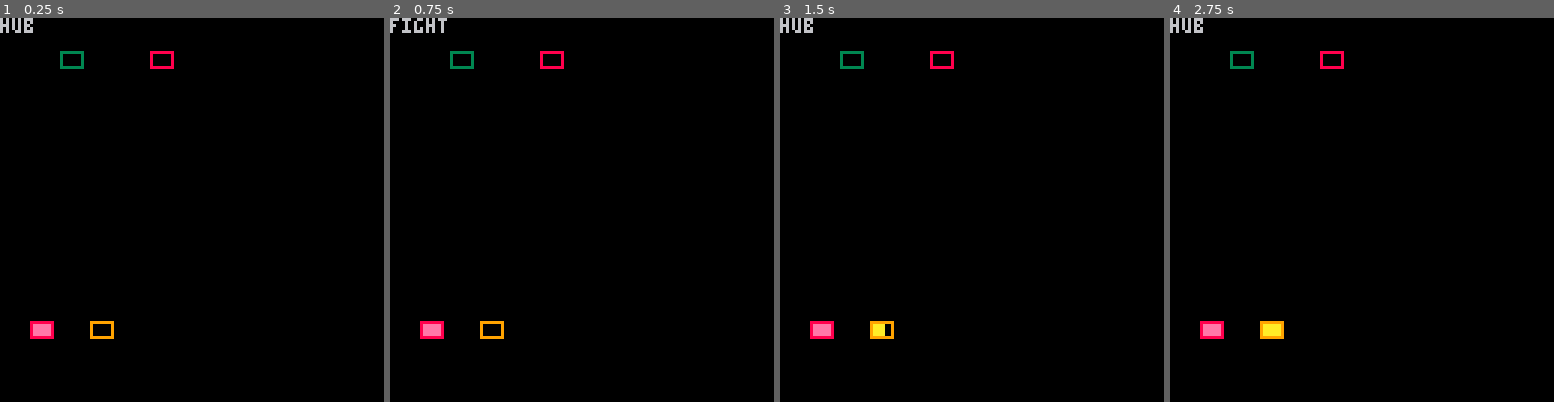
Above: before the commit, frames 1-4 (left to right).
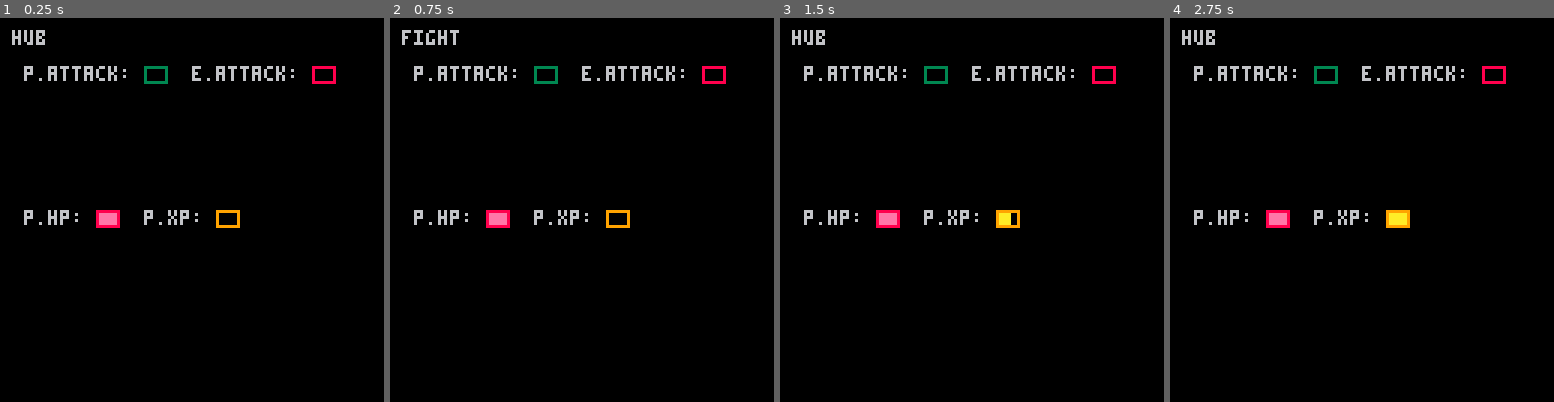
Above: after the commit, the same moments.

Repository: VedVid/IdleRPG
Game: PICO-8 cartridge idlerpg.p8
Two runs of this game, one before a commit and one after it. Both use one fixed random seed, a clock stepped at 60 frames per second and the inputs below.
Inputs:
- Up to frame 1 (0.25 s): no input
- Up to frame 2 (0.75 s): tap O (Z key) at 0.7 s
- Up to frame 3 (1.5 s): no input
- Up to frame 4 (2.75 s): tap O (Z key) at 1.7, 2.1, 2.5 s

The runs differ from the first frame. In frame 1, 3.0% of the frame differs, in the area x 0-88%, y 0-84%; in frame 2, 3.1%; in frame 3, 3.2%; in frame 4, 3.3%.

Commit message:
Basic arragement of UI elements

Diff:
--- a/idlerpg.p8
+++ b/idlerpg.p8
@@ -28,17 +28,19 @@
 
 function _draw()
  cls()
- print(game_state)
- draw_bar(player.hp_bar)
- draw_bar(player.xp_bar)
- draw_bar(player.attack_bar)
- draw_bar(enemy.attack_bar)
+ print(game_state, 4, 4)
+ print("p.attack:", 8, 16)
+ draw_bar(player.attack_bar, 48, 16)
+ print("p.hp:", 8, 64)
+ draw_bar(player.hp_bar, 32, 64)
+ print("p.xp:", 48, 64)
+ draw_bar(player.xp_bar, 72, 64)
+ print("e.attack:", 64, 16)
+ draw_bar(enemy.attack_bar, 104, 16)
 end
 -->8
-function make_progress_bar(x, y, sprites, anim_speed)
+function make_progress_bar(sprites, anim_speed)
  local bar={}
- bar.x = x
- bar.y = y
  bar.sprites = sprites
  bar.anim_speed = anim_speed
  bar.tick = 0
@@ -58,9 +60,9 @@
  bar.frame = 1
 end
 
-function draw_bar(bar)
+function draw_bar(bar, x, y)
  spr(bar.sprites[bar.frame],
-     bar.x, bar.y)
+     x, y)
 end
 -->8
 function make_player()
@@ -73,17 +75,14 @@
  player.current_xp = 0
  player.xp_to_lvl_up = 100
  player.attack_bar =
-  make_progress_bar(20, 10,
-                    {9,10,11,12},
+  make_progress_bar({9,10,11,12},
                     player.attack_speed)
  player.hp_bar =
-  make_progress_bar(10, 100,
-                    {5,6,7,8},
+  make_progress_bar({5,6,7,8},
                     0)
  player.hp_bar.frame = 4
  player.xp_bar =
-  make_progress_bar(30, 100,
-                    {1,2,3,4},
+  make_progress_bar({1,2,3,4},
                     0)
  return player
 end
@@ -111,8 +110,7 @@
  enemy.defense = 2
  enemy.xp = 50
  enemy.attack_bar =
-  make_progress_bar(50, 10,
-                    {5,6,7,8},
+  make_progress_bar({5,6,7,8},
                     enemy.attack_speed)
  return enemy
 end
@@ -148,10 +146,9 @@
 end
 
 __gfx__
-00000000000000000000000000000000000000000000000000000000000000000000000000000000000000000000000000000000000000000000000000000000
 00000000999999999999999999999999999999998888888888888888888888888888888833333333333333333333333333333333000000000000000000000000
+00000000900000099aa000099aaaa0099aaaaaa9800000088ee000088eeee0088eeeeee8300000033bb000033bbbb0033bbbbbb3000000000000000000000000
 00700700900000099aa000099aaaa0099aaaaaa9800000088ee000088eeee0088eeeeee8300000033bb000033bbbb0033bbbbbb3000000000000000000000000
 00077000900000099aa000099aaaa0099aaaaaa9800000088ee000088eeee0088eeeeee8300000033bb000033bbbb0033bbbbbb3000000000000000000000000
 00077000900000099aa000099aaaa0099aaaaaa9800000088ee000088eeee0088eeeeee8300000033bb000033bbbb0033bbbbbb3000000000000000000000000
-00700700900000099aa000099aaaa0099aaaaaa9800000088ee000088eeee0088eeeeee8300000033bb000033bbbb0033bbbbbb3000000000000000000000000
-00000000999999999999999999999999999999998888888888888888888888888888888833333333333333333333333333333333000000000000000000000000
+00700700999999999999999999999999999999998888888888888888888888888888888833333333333333333333333333333333000000000000000000000000
